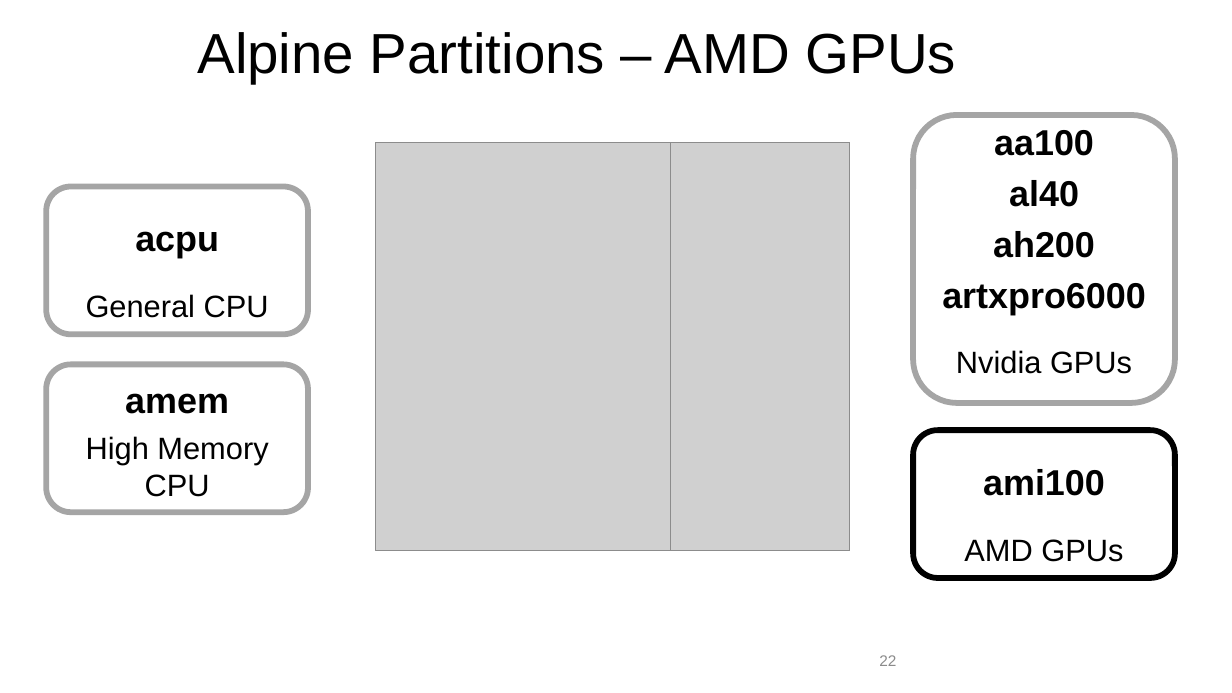
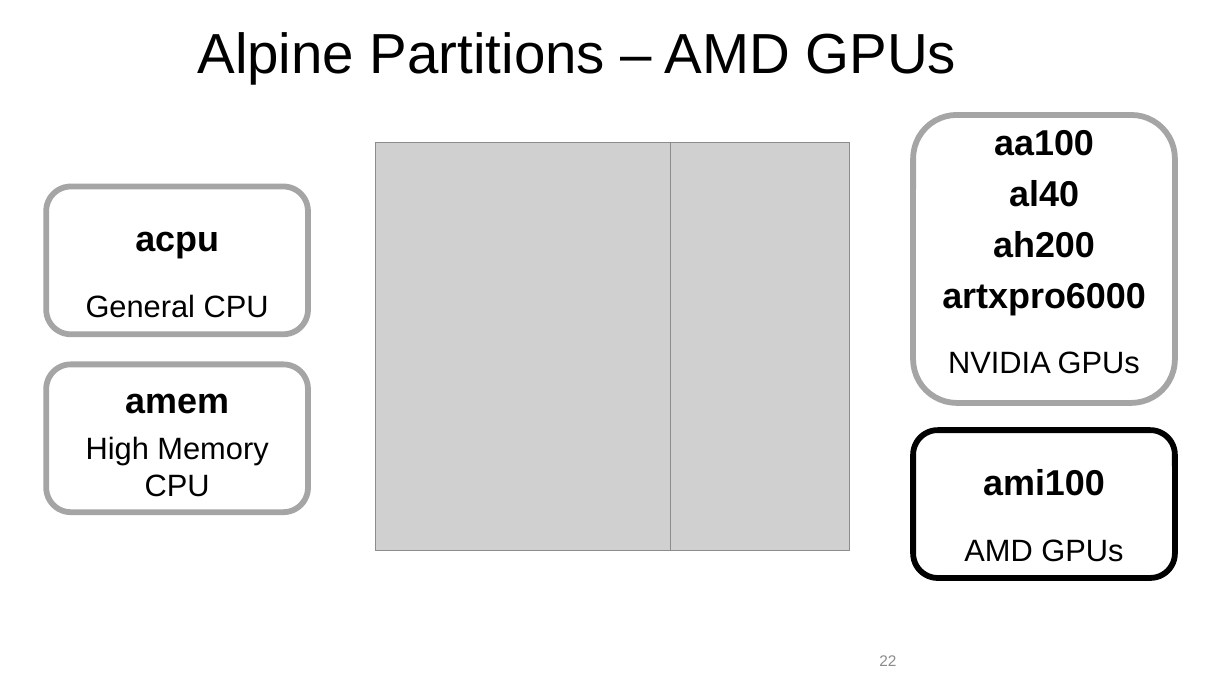
Before and after one commit to ResearchComputing/Getting_Started_With_Research_Computing, a slide deck: slide 22 of Command_Line_And_Job_Scheduling.pptx. Drawn at 1232x693 pixels with LibreOffice and Linux fonts; fonts in the diff are those of the drawing; grey boxes stand for pictures; background and template pictures are left out. Boxes give left, top, right and bottom in pixels: in the first picture for what was removed or moved away, otherwise in the second. Text is boxed around its words. In the diff, an @@ line names an element or a change of style, - is before the commit and + after.

```diff
--- a/Command_Line_And_Job_Scheduling.pptx
+++ b/Command_Line_And_Job_Scheduling.pptx
@@ text at <box>948,351,1140,374</box>: text changed @@
-Nvidia GPUs
+NVIDIA GPUs
```
Also in this commit, not shown: 7 other slides changed, 1 other file.
